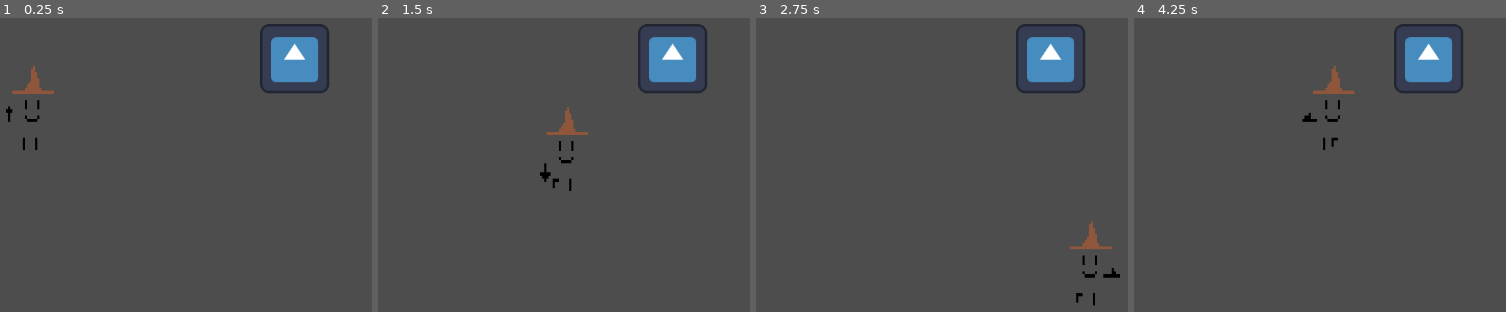
Above: before the commit, frames 1-4 (left to right).
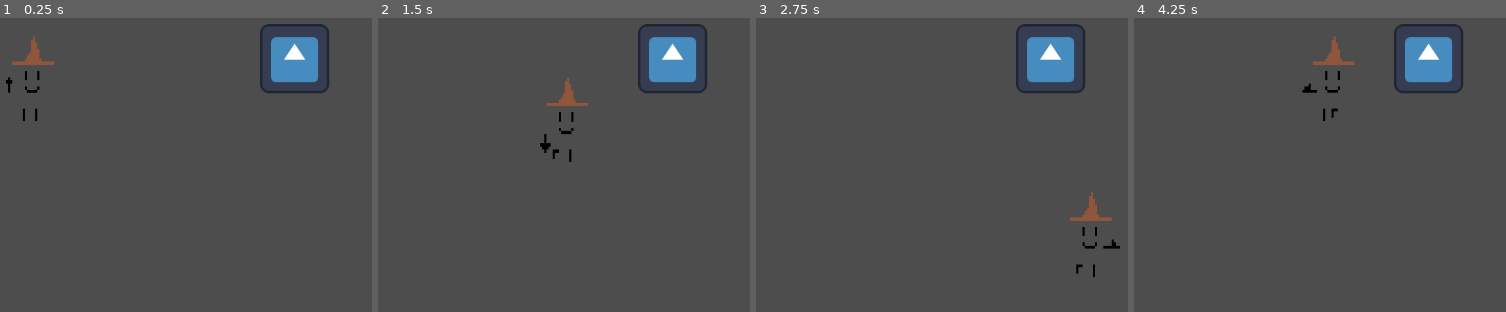
Above: after the commit, the same moments.

Repository: CplCanuck/mru-hacks-2025
Game: Godot game, scene res://Scenes/player_test.tscn
The game is run twice, just before and just after one commit, with the same random seed, the same clock (stepped at 60 frames per second) and the same inputs. The engine's default icon, where the game draws it, is replaced by a stand-in: a white triangle on a blue panel in a dark square.
Inputs:
- Up to frame 1 (0.25 s): no input
- Up to frame 2 (1.5 s): tap Enter at 0.5 s; hold D (right) 0.53-1.28 s; tap Shift (dash) at 0.6 s; hold S (down) from 1.28 s (still down); tap Space (attack) at 1.35 s
- Up to frame 3 (2.75 s): tap Shift (dash) at 1.55, 2.1 s; release S (down) at 2.03 s; hold D (right) from 2.03 s (still down)
- Up to frame 4 (4.25 s): release D (right) at 2.78 s; hold W (up) 2.78-3.53 s; tap E (interact) at 2.85 s; tap Shift (dash) at 3.05, 3.6 s; hold A (left) from 3.53 s (still down)

The runs differ from the first frame. In frame 1, 1.0% of the frame differs, in the area x 1-15%, y 6-45%; in frame 2, 1.1%; in frame 3, 1.0%; in frame 4, 1.1%, in the area x 45-60%, y 6-45%.

Commit message:
Initial Attack Animation Hitbox

Diff:
--- a/Scenes/player.gd
+++ b/Scenes/player.gd
@@ -3,6 +3,7 @@
 
 const SPEED = 300.0
 const JUMP_VELOCITY = -400.0
+const DASH_LENGTH = 100
 
 var attacking := false
 var dashing := false
@@ -24,6 +25,10 @@
     else:
         attacking = false
 
+    # Dash
+    if Input.is_action_just_pressed("dash"):
+        pass
+
     move_and_slide()
 
 
--- a/Scenes/player.tscn
+++ b/Scenes/player.tscn
@@ -23,6 +23,18 @@
 "update": 1,
 "values": [16, 17]
 }
+tracks/1/type = "value"
+tracks/1/imported = false
+tracks/1/enabled = true
+tracks/1/path = NodePath("AttackPivot/AttackHitbox/CollisionShape2D:disabled")
+tracks/1/interp = 1
+tracks/1/loop_wrap = true
+tracks/1/keys = {
+"times": PackedFloat32Array(0, 1),
+"transitions": PackedFloat32Array(1, 1),
+"update": 1,
+"values": [false, true]
+}
 
 [sub_resource type="Animation" id="Animation_pu2lt"]
 resource_name = "AttackLeft"
@@ -149,6 +161,18 @@
 "transitions": PackedFloat32Array(1),
 "update": 1,
 "values": [0]
+}
+tracks/1/type = "value"
+tracks/1/imported = false
+tracks/1/enabled = true
+tracks/1/path = NodePath("AttackPivot/AttackHitbox/CollisionShape2D:disabled")
+tracks/1/interp = 1
+tracks/1/loop_wrap = true
+tracks/1/keys = {
+"times": PackedFloat32Array(0),
+"transitions": PackedFloat32Array(1),
+"update": 1,
+"values": [true]
 }
 
 [sub_resource type="Animation" id="Animation_3smsa"]
@@ -339,19 +363,20 @@
 radius = 37.0
 height = 94.0
 
-[sub_resource type="RectangleShape2D" id="RectangleShape2D_6t5aa"]
-size = Vector2(53, 148)
+[sub_resource type="CapsuleShape2D" id="CapsuleShape2D_vgqql"]
+radius = 33.0
+height = 68.0
 
 [node name="Player" type="CharacterBody2D"]
 script = ExtResource("1_cvnsp")
 
 [node name="CollisionShape2D" type="CollisionShape2D" parent="."]
-position = Vector2(0, 42)
 rotation = 1.5707964
 shape = SubResource("CapsuleShape2D_onrkg")
 
 [node name="Sprite2D" type="Sprite2D" parent="."]
 texture_filter = 1
+position = Vector2(0, -42)
 scale = Vector2(3, 4.5)
 texture = ExtResource("2_cvnsp")
 hframes = 20
@@ -374,7 +399,6 @@
 animation_tree = NodePath("../AnimationTree")
 
 [node name="AttackPivot" type="Marker2D" parent="."]
-position = Vector2(0, 42)
 
 [node name="AttackHitbox" type="Area2D" parent="AttackPivot"]
 
@@ -384,12 +408,9 @@
 shape = SubResource("CapsuleShape2D_6t5aa")
 disabled = true
 
-[node name="DashPivot" type="Marker2D" parent="."]
-position = Vector2(0, 42)
-
-[node name="DashHitbox" type="Area2D" parent="DashPivot"]
-
-[node name="CollisionShape2D" type="CollisionShape2D" parent="DashPivot/DashHitbox"]
-position = Vector2(0.5, -56)
-shape = SubResource("RectangleShape2D_6t5aa")
+[node name="DashHitbox" type="Area2D" parent="."]
+
+[node name="CollisionShape2D" type="CollisionShape2D" parent="DashHitbox"]
+rotation = 1.5707964
+shape = SubResource("CapsuleShape2D_vgqql")
 disabled = true
